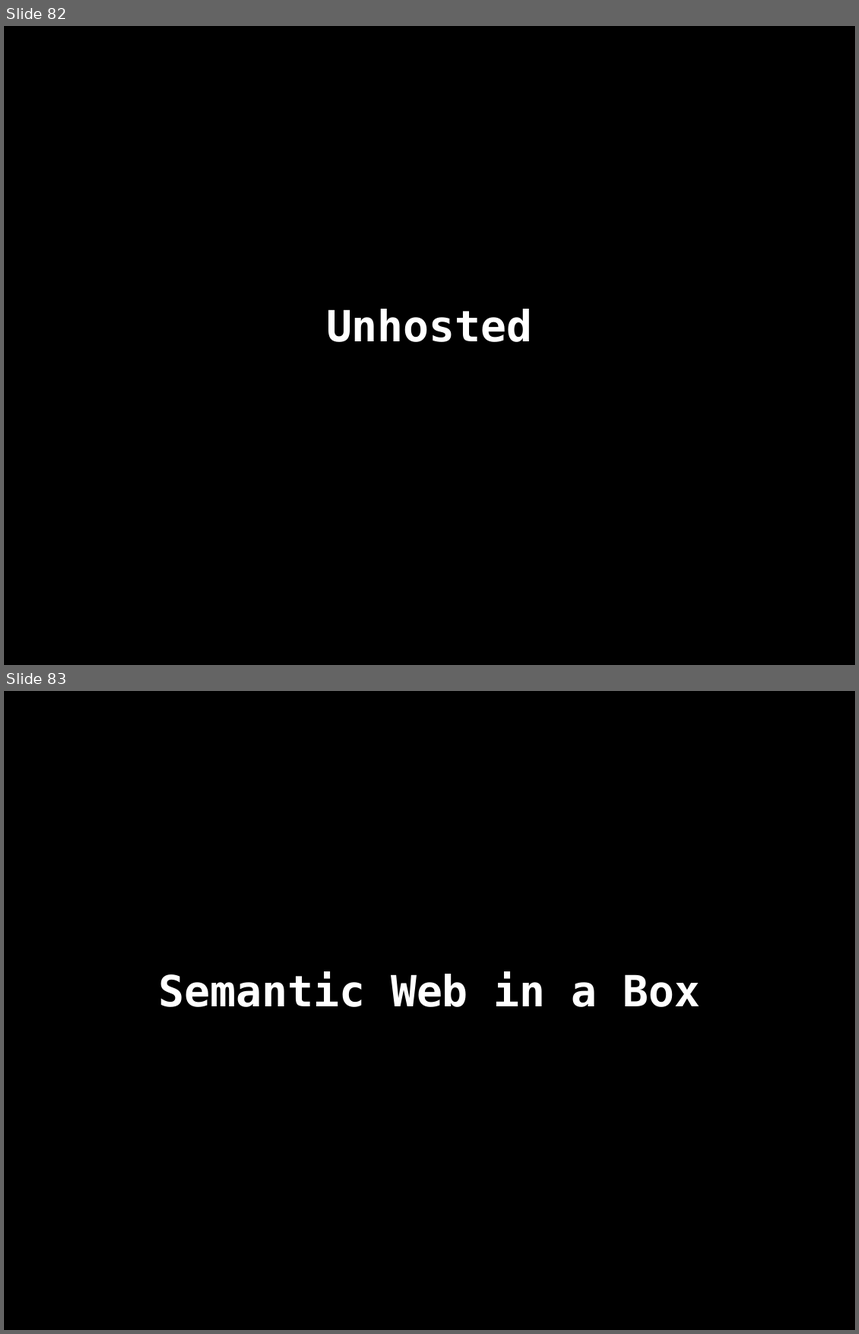
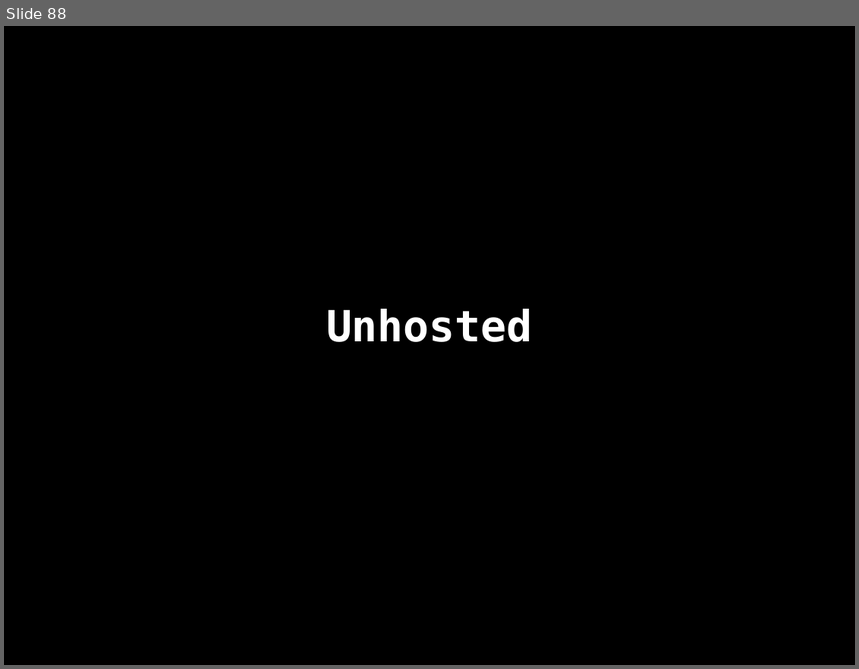
Before and after one commit to danja/hyperdata-2015, a slide deck: docs/salzburg/slides.odp. Shown one above the other, each under a label of ours: slides 82 and 83 before the commit, slide 88 after it. The pictures are 859x1334 and 859x669 pixels, drawn with LibreOffice and Linux fonts; fonts in the diff are those of the drawing. Boxes give left, top, right and bottom in pixels: in the first picture for what was removed or moved away, otherwise in the second. Text is boxed around its words. In the diff, an @@ line names an element or a change of style, - is before the commit and + after.

```diff
--- a/docs/salzburg/slides.odp
+++ b/docs/salzburg/slides.odp
@@ slide 83 removed at [4, 691, 855, 1330], background #000000 @@
@@ subtitle removed at [158, 971, 701, 1007] @@
-Semantic Web in a Box
@@ what was slide 82 is now slide 88 @@
```
Also in this commit, not shown: 5 slides changed, 4 slides added, 2 other files.
